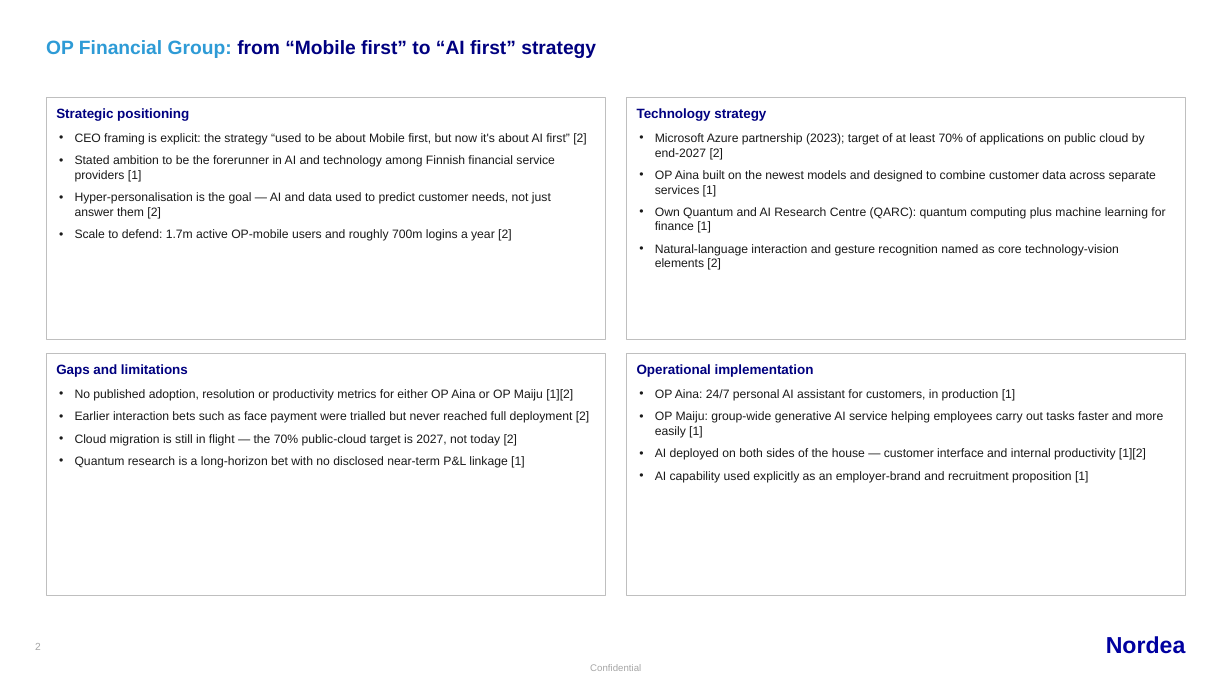
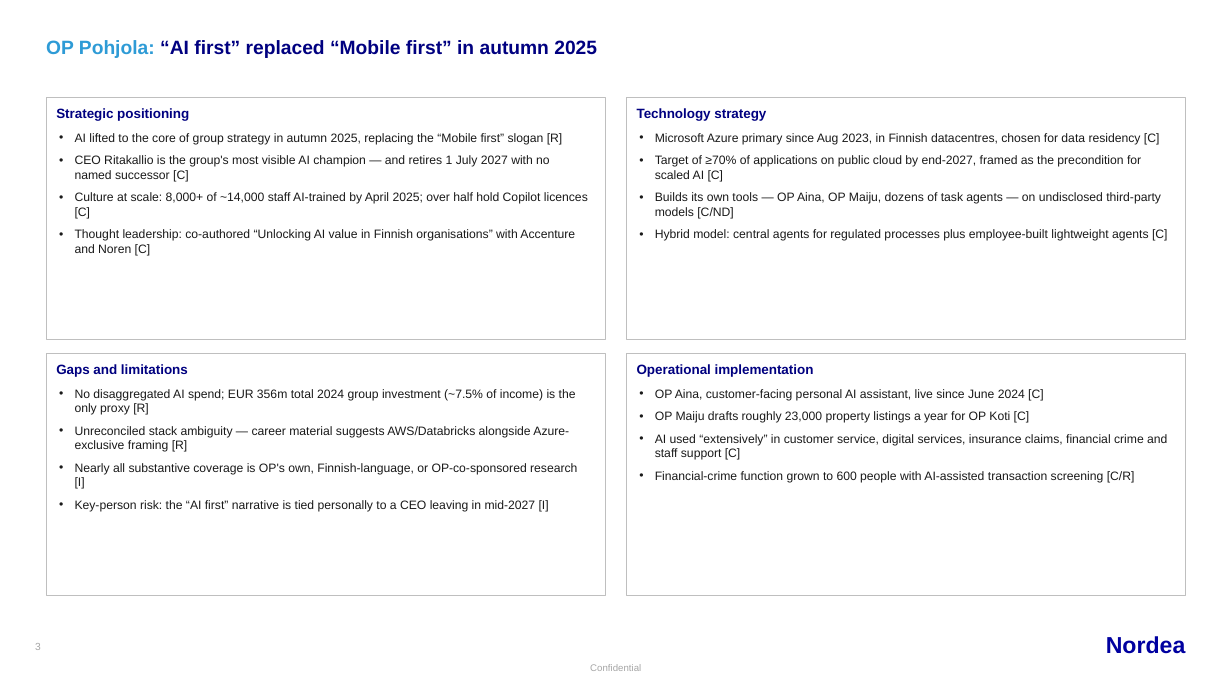
Before and after one commit to 7d2gcx86xs-create/Bank-SDK, a slide deck: slide 3 of docs/nordic-banks-ai-peer-review.pptx (slide 2 before the commit). Drawn at 1232x693 pixels with LibreOffice and Linux fonts; fonts in the diff are those of the drawing. Boxes give left, top, right and bottom in pixels: in the first picture for what was removed or moved away, otherwise in the second. Text is boxed around its words. In the diff, an @@ line names an element or a change of style, - is before the commit and + after.

```diff
--- a/docs/nordic-banks-ai-peer-review.pptx
+++ b/docs/nordic-banks-ai-peer-review.pptx
@@ text at box(46, 40, 597, 58): text changed @@
-OP Financial Group: from “Mobile first” to “AI first” strategy
+OP Pohjola: “AI first” replaced “Mobile first” in autumn 2025
@@ text at box(75, 133, 588, 256): text changed @@
-• CEO framing is explicit: the strategy “used to be about Mobile first, but now it's about AI first” [2]
-• Stated ambition to be the forerunner in AI and technology among Finnish financial service providers [1]
-• Hyper-personalisation is the goal — AI and data used to predict customer needs, not just answer them [2]
-• Scale to defend: 1.7m active OP-mobile users and roughly 700m logins a year [2]
+• AI lifted to the core of group strategy in autumn 2025, replacing the “Mobile first” slogan [R]
+• CEO Ritakallio is the group's most visible AI champion — and retires 1 July 2027 with no named successor [C]
+• Culture at scale: 8,000+ of ~14,000 staff AI-trained by April 2025; over half hold Copilot licences [C]
+• Thought leadership: co-authored “Unlocking AI value in Finnish organisations” with Accenture and Noren [C]
@@ text at box(655, 133, 1168, 241): text changed @@
-• Microsoft Azure partnership (2023); target of at least 70% of applications on public cloud by end-2027 [2]
-• OP Aina built on the newest models and designed to combine customer data across separate services [1]
-• Own Quantum and AI Research Centre (QARC): quantum computing plus machine learning for finance [1]
-• Natural-language interaction and gesture recognition named as core technology-vision elements [2]
+• Microsoft Azure primary since Aug 2023, in Finnish datacentres, chosen for data residency [C]
+• Target of ≥70% of applications on public cloud by end-2027, framed as the precondition for scaled AI [C]
+• Builds its own tools — OP Aina, OP Maiju, dozens of task agents — on undisclosed third-party models [C/ND]
+• Hybrid model: central agents for regulated processes plus employee-built lightweight agents [C]
@@ text at box(75, 389, 577, 512): text changed @@
-• No published adoption, resolution or productivity metrics for either OP Aina or OP Maiju [1][2]
-• Earlier interaction bets such as face payment were trialled but never reached full deployment [2]
-• Cloud migration is still in flight — the 70% public-cloud target is 2027, not today [2]
-• Quantum research is a long-horizon bet with no disclosed near-term P&L linkage [1]
+• No disaggregated AI spend; EUR 356m total 2024 group investment (~7.5% of income) is the only proxy [R]
+• Unreconciled stack ambiguity — career material suggests AWS/Databricks alongside Azure-exclusive framing [R]
+• Nearly all substantive coverage is OP's own, Finnish-language, or OP-co-sponsored research [I]
+• Key-person risk: the “AI first” narrative is tied personally to a CEO leaving in mid-2027 [I]
@@ text at box(655, 389, 1167, 483): text changed @@
-• OP Aina: 24/7 personal AI assistant for customers, in production [1]
-• OP Maiju: group-wide generative AI service helping employees carry out tasks faster and more easily [1]
-• AI deployed on both sides of the house — customer interface and internal productivity [1][2]
-• AI capability used explicitly as an employer-brand and recruitment proposition [1]
+• OP Aina, customer-facing personal AI assistant, live since June 2024 [C]
+• OP Maiju drafts roughly 23,000 property listings a year for OP Koti [C]
+• AI used “extensively” in customer service, digital services, insurance claims, financial crime and staff support [C]
+• Financial-crime function grown to 600 people with AI-assisted transaction screening [C/R]
```
Also in this commit, not shown: 6 other slides changed, 8 slides added, 6 slides removed, 1 other file.
